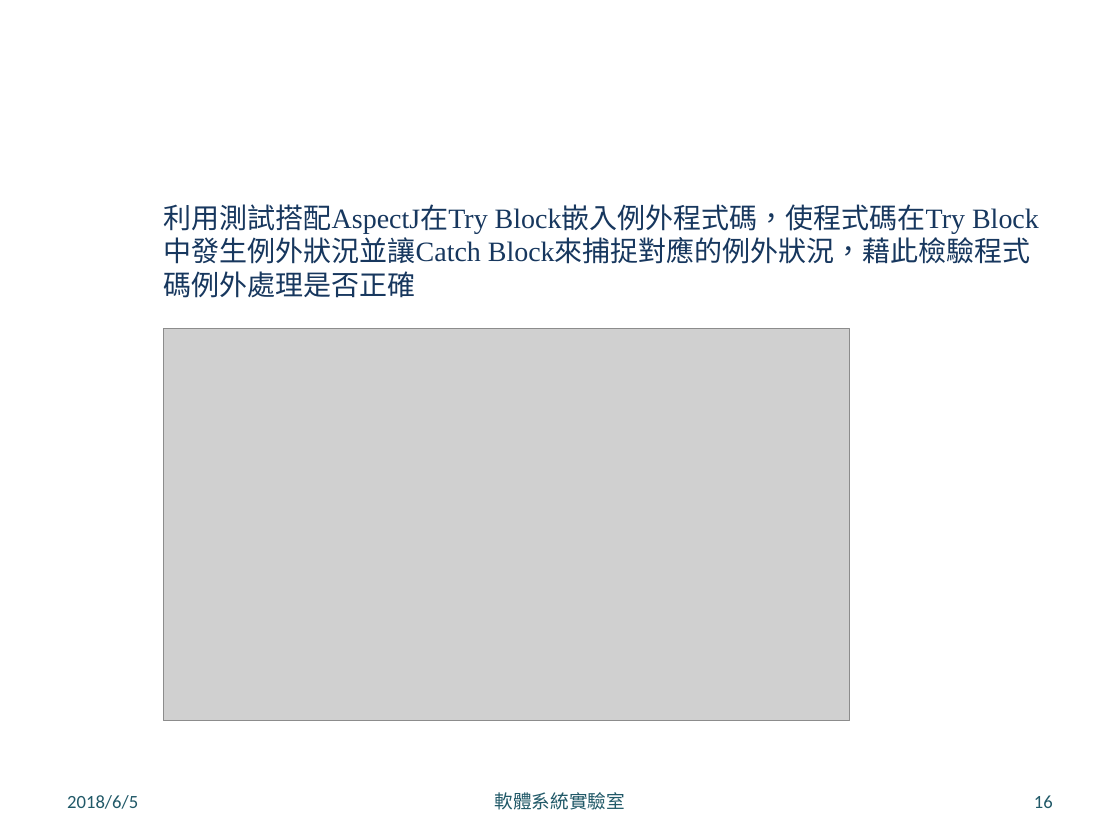
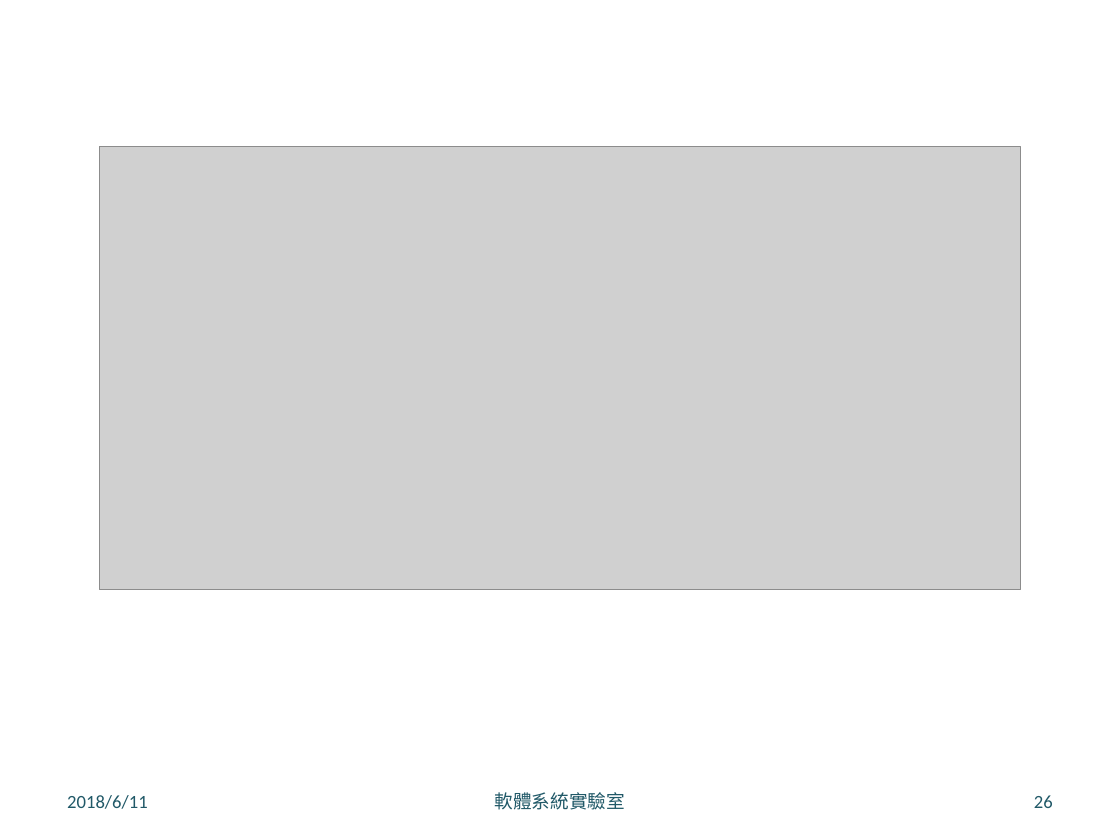
Before and after one commit to LeoLiu1209/Robusta-Thesis, a slide deck: slide 26 of 口試簡報 .pptx (slide 16 before the commit). Drawn at 1120x840 pixels with LibreOffice and Linux fonts; fonts in the diff are those of the drawing; grey boxes stand for pictures; background and template pictures are left out. Boxes give left, top, right and bottom in pixels: in the first picture for what was removed or moved away, otherwise in the second. Text is boxed around its words. In the diff, an @@ line names an element or a change of style, - is before the commit and + after.

```diff
--- a/口試簡報 .pptx
+++ b/口試簡報 .pptx
@@ picture: place and size @@
-picture at (164, 328, 850, 720)
+picture at (100, 147, 1021, 590)
@@ text removed at (164, 204, 1031, 298) @@
-利用測試搭配AspectJ在Try Block嵌入例外程式碼，使程式碼在Try Block中發生例外狀況並讓Catch Block來捕捉對應的例外狀況，藉此檢驗程式碼例外處理是否正確
@@ text at (67, 795, 148, 809): text changed @@
-2018/6/5
+2018/6/11
@@ page number at (1034, 795, 1053, 808): text changed @@
-16
+26
```
Also in this commit, not shown: 18 other slides changed, 5 slides added, 9 other files.
